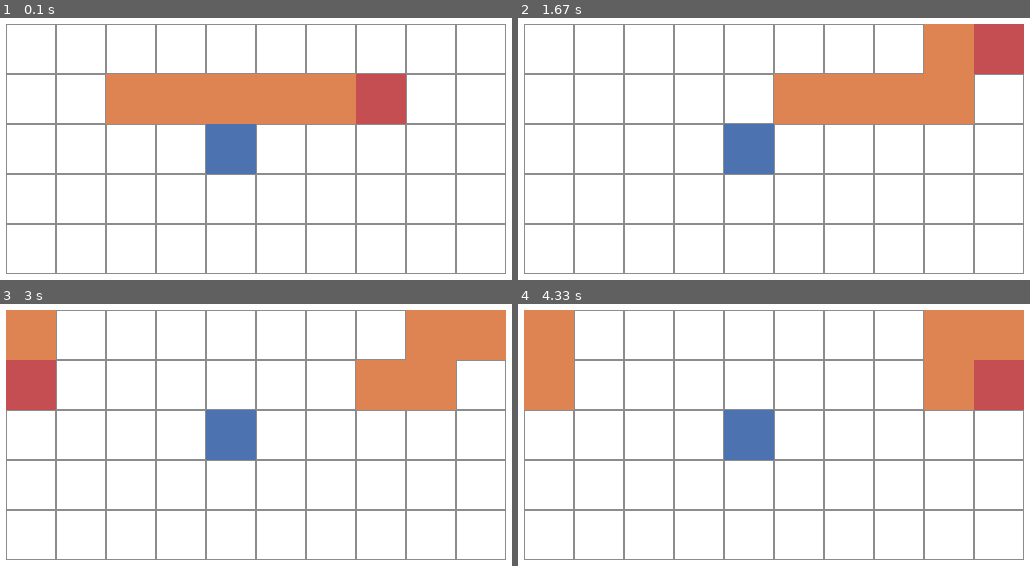
Above: before the commit, frames 1-4 (two rows, left to right).
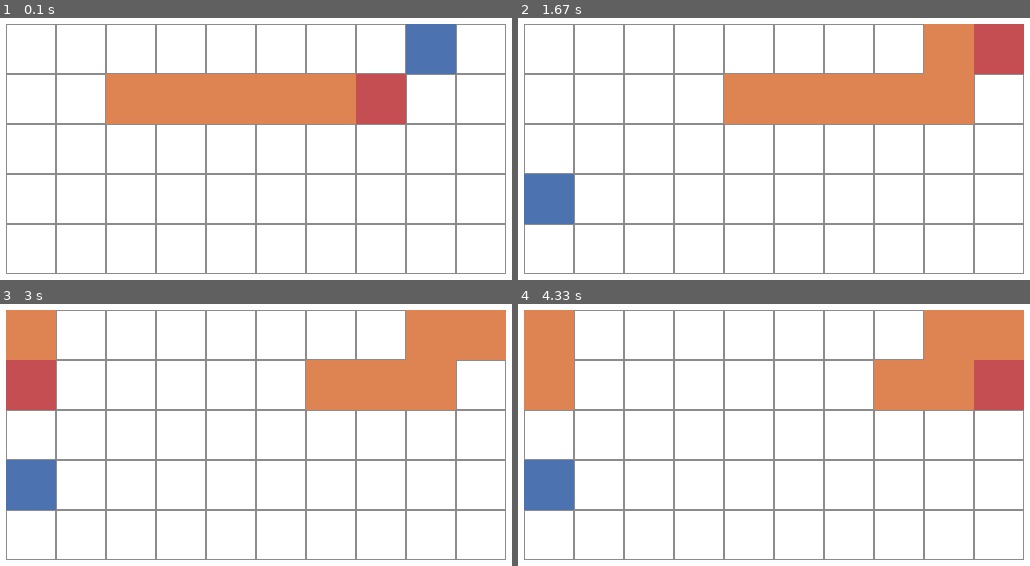
Above: after the commit, the same moments.

Repository: Arthur-B/RL-snake
Game: pygame game, started from snakeGame-playable.py
Same seed, same stepped clock (60 frames per second), same inputs: the game is played once before the commit and once after it.
Inputs:
- Up to frame 1 (0.1 s): no input
- Up to frame 2 (1.67 s): hold D 0.33-0.8 s; hold W 0.83-1.13 s; hold D from 1.17 s (still down)
- Up to frame 3 (3 s): release D at 1.72 s; hold A 1.75-2.42 s; hold S from 2.45 s (still down)
- Up to frame 4 (4.33 s): release S at 3.27 s; hold A 3.3-4.22 s

The runs differ from the first frame. In frame 1, 3.7% of the frame differs, in the area x 40-90%, y 2-60%; in frame 2, 5.6%, in the area x 1-50%, y 21-79%; in frame 3, 5.6%; in frame 4, 5.6%.

Commit message:
Cleaned up code and comments

Diff:
--- a/gameEnvironment.py
+++ b/gameEnvironment.py
@@ -6,6 +6,33 @@
     def __init__(self, xSize=10, ySize=10):
 
         env.xSize, env.ySize = xSize, ySize
+        env.gameOver = 0
+        env.score = 0
+
+        # Initialize the map
+        env.mapState = np.zeros((env.xSize, env.ySize), dtype=np.int) # Map is 0 where empty
+
+        # Initialize the snake position and length
+        xStart  = int(np.rint(env.xSize / 4))
+        xEnd    = int(np.rint(env.xSize * 3/4))
+        yStart  = int(np.rint(env.ySize / 2)) - 1 # Middle of screen
+
+        env.snake = np.array([[x, yStart] for x in range(xStart, xEnd)])
+
+        env.mapState[env.snake[:,0],  env.snake[:,1]]  = 1 # Map is 1 where there snake body is
+        env.mapState[env.snake[-1,0], env.snake[-1,1]] = 2 # Map is 2 where snake head is
+
+        # Init the fruit position
+        [xRandom, yRandom] = random.choice(np.argwhere(env.mapState==0))
+        env.mapState[xRandom, yRandom] = 3  # Map is 3 where there is fruit
+
+    def reset(self):
+
+        """
+        Put back into same state as initialized.
+
+        """
+
         env.gameOver = 0
         env.score = 0
 
@@ -21,38 +48,24 @@
 
         env.mapState[env.snake[:,0],  env.snake[:,1]]  = 1 # Map is 1 where there is snake
         env.mapState[env.snake[-1,0], env.snake[-1,1]] = 2 # Map is 2 where snake head is
+
         # Init the fruit position
         [xRandom, yRandom] = random.choice(np.argwhere(env.mapState==0))
         env.mapState[xRandom, yRandom] = 3  # Map is 3 where there is fruit
 
-    def reset(self):
-        env.gameOver = 0
-        env.score = 0
-
-        # Init the map
-        env.mapState = np.zeros((env.xSize, env.ySize), dtype=np.int) # Map is 0 where empty
-
-        # Init the snake position and length
-        xStart  = int(np.rint(env.xSize / 4))
-        xEnd    = int(np.rint(env.xSize * 3/4))
-        yStart  = int(np.rint(env.ySize / 2)) - 1
-
-        env.snake = np.array([[x, yStart] for x in range(xStart, xEnd)])
-
-        env.mapState[env.snake[:,0],  env.snake[:,1]]  = 1 # Map is 1 where there is snake
-        env.mapState[env.snake[-1,0], env.snake[-1,1]] = 2 # Map is 2 where snake head is
-        # Init the fruit position
-        [xRandom, yRandom] = random.choice(np.argwhere(env.mapState==0))
-        env.mapState[xRandom, yRandom] = 3  # Map is 3 where there is fruit
 
     def printState(self):
+
         """
         Print the map state: board, score, ...
         """
+
         print(env.mapState.T)
         print("Score: {}".format(env.score))
 
+
     def newFruit(self):
+
         """
         Place a new fruit on the map
         """
@@ -64,7 +77,9 @@
             [xRandom, yRandom] = random.choice(np.argwhere(env.mapState==0))
             env.mapState[xRandom, yRandom] = 3
 
+
     def moveSnake(self, keyPressed):
+
         """
         Move the snake on the map and return the current state of the game for the agent.
 
@@ -102,14 +117,10 @@
             xNew = env.snake[-1, 0] - (env.snake[-2, 0] - env.snake[-1, 0]) # We move forward
             yNew = env.snake[-1, 1] - (env.snake[-2, 1] - env.snake[-1, 1])
 
-        # Check if out of bound
+            xNew, yNew = xNew % env.xSize, yNew % env.ySize # Re-apply the modulo
 
-        xNew = np.mod(xNew, env.xSize)
-        yNew = np.mod(yNew, env.ySize)
-
-        # Add new position snake
-
-        env.snake = np.append(env.snake, [[xNew, yNew]], axis=0)     # Add the new position
+        # Add new position to the snake
+        env.snake = np.append(env.snake, [[xNew, yNew]], axis=0)
 
         # Update the map state
 
@@ -130,8 +141,6 @@
 
             env.reward = -1     # Reward as in RL reward, empty move loose time
 
-            env.printState(self)
-
         elif env.mapState[xNew, yNew] == 3:  # If snake reach a fruit
             # Do not erase oldest position
             env.mapState[env.snake[-1,0], env.snake[-1,1]] = 2  # Update new point on map
@@ -140,6 +149,5 @@
             env.newFruit(self)      # Spawn a new fruit
             env.reward = 100        # Maybe need to be tuned
             env.score += 1          # Update game score, different from RL reward
-            env.printState(self)    # Print the map
 
         return env.mapState, env.reward
--- a/snakeGame-playable.py
+++ b/snakeGame-playable.py
@@ -1,6 +1,6 @@
-import sys, pygame
+import pygame
 from gameEnvironment import env # Import the game environment
-import numpy as np
+from numpy import argwhere
 
 #------------------------------------------------------------------------------
 # Draw the map state
@@ -10,8 +10,6 @@
     """
     Draw the mapState given the specifications.
     """
-    # blockSize = 50
-    # offset = 100
 
     # Draw grid
     for x in range(nbBlockx):
@@ -21,19 +19,19 @@
             pygame.draw.rect(screen, (140,140,140), rect, 1) # Width of 1, empty rectangle
 
     # Draw snake body
-    for (x,y) in np.argwhere(gameEnv.mapState == 1):
+    for (x,y) in argwhere(gameEnv.mapState == 1):
         rect = pygame.Rect(offset + x*blockSize, offset + y*blockSize,
                            blockSize, blockSize)
         pygame.draw.rect(screen, (222,132,82), rect)
 
     # Draw snake head
-    for (x,y) in np.argwhere(gameEnv.mapState == 2):
+    for (x,y) in argwhere(gameEnv.mapState == 2):
         rect = pygame.Rect(offset + x*blockSize, offset + y*blockSize,
                            blockSize, blockSize)
         pygame.draw.rect(screen, (197,78,82), rect)
 
     # Draw fruit
-    for (x,y) in np.argwhere(gameEnv.mapState == 3):
+    for (x,y) in argwhere(gameEnv.mapState == 3):
         rect = pygame.Rect(offset + x*blockSize, offset + y*blockSize,
                            blockSize, blockSize)
         pygame.draw.rect(screen, (76,114,176), rect)
@@ -49,7 +47,7 @@
     """
 
     pygame.event.clear()
-    keyPressed=""
+    keyPressed = ""
 
     while keyPressed=="":
         event = pygame.event.wait()
@@ -57,7 +55,6 @@
         if event.type == pygame.QUIT:
             pygame.display.quit()
             pygame.quit()
-            sys.exit()
         elif event.type == pygame.KEYDOWN:
             if event.key == pygame.K_w:
                 keyPressed = 'w'
@@ -74,25 +71,28 @@
 # Game
 #==============================================================================
 
-sizeX, sizeY = 10,5
-blockSize = 50
-offset = 50
+#------------------------------------------------------------------------------
+# Initialize variables
 
-size = (offset * 2 + sizeX * blockSize, offset * 2 + sizeY * blockSize)
+sizeX, sizeY = 10, 5    # Number of blocks width,height
+blockSize = 50          # Pixel width/height of a unit block
+offset = 50             # Pixel border
+
+size = (offset * 2 + sizeX * blockSize, offset * 2 + sizeY * blockSize) # Overall size of screen
 
 # Initialize the game environment
 
-gameEnv = env(sizeX,sizeY)
-gameEnv.printState()
+gameEnv = env(sizeX,sizeY)  # Initialize the map
+gameEnv.printState()        # Print underlying matrix of game
 
 # Initialize the game window
 
-screen = pygame.display.set_mode(size)
-screen.fill((255,255,255))
+screen = pygame.display.set_mode(size)  # Create game window of given size
+screen.fill((255,255,255))              # Fill map
 
 drawGrid(gameEnv.mapState, offset, blockSize, sizeX, sizeY, screen)
 
-pygame.display.flip()
+pygame.display.flip()   # Update full display to screen
 
 #------------------------------------------------------------------------------
 # Game loop
@@ -103,12 +103,13 @@
     keyPressed = getKeyPressed()
 
     # Update the map state
-    mapState, reward = gameEnv.moveSnake(keyPressed)
+    mapState, _ = gameEnv.moveSnake(keyPressed)
+    gameEnv.printState()    # Print underlying matrix of game
 
     # Update game window
-    screen.fill((255,255,255))
-    drawGrid(gameEnv.mapState, offset, blockSize, sizeX, sizeY, screen)
-    pygame.display.flip()
+    screen.fill((255,255,255))  # Reapply the background
+    drawGrid(gameEnv.mapState, offset, blockSize, sizeX, sizeY, screen) # Apply the latest grid
+    pygame.display.flip()       # Update full display to screen
 
 #------------------------------------------------------------------------------
 # Exit
